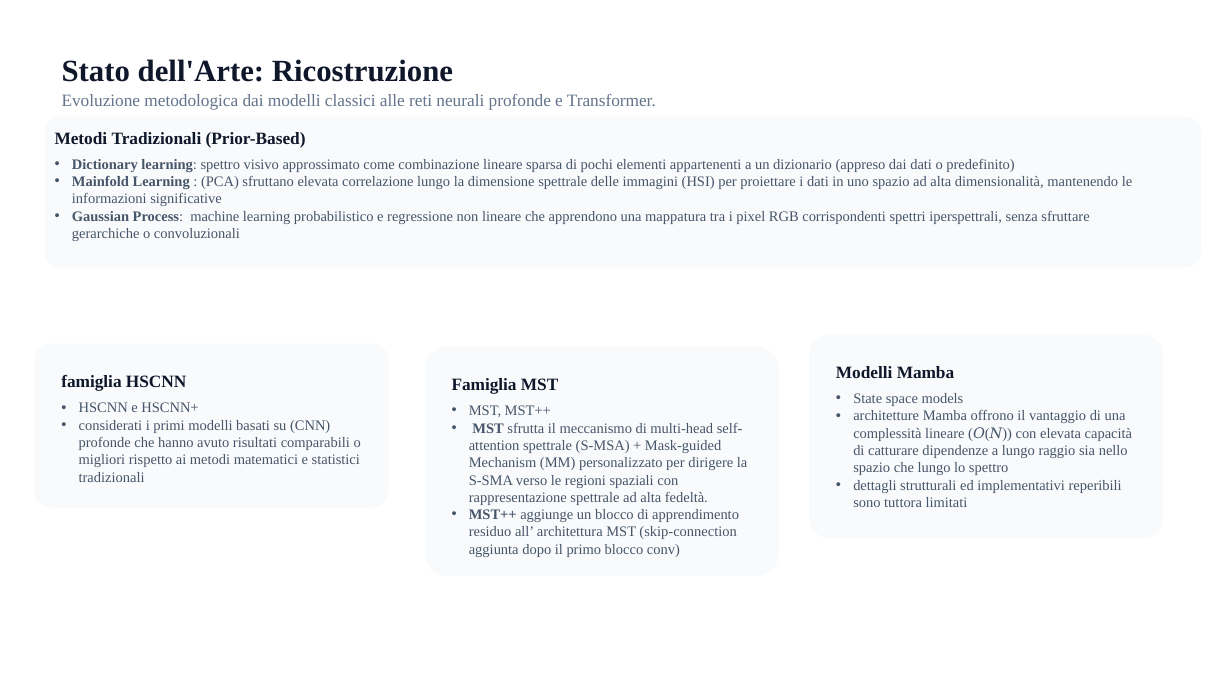
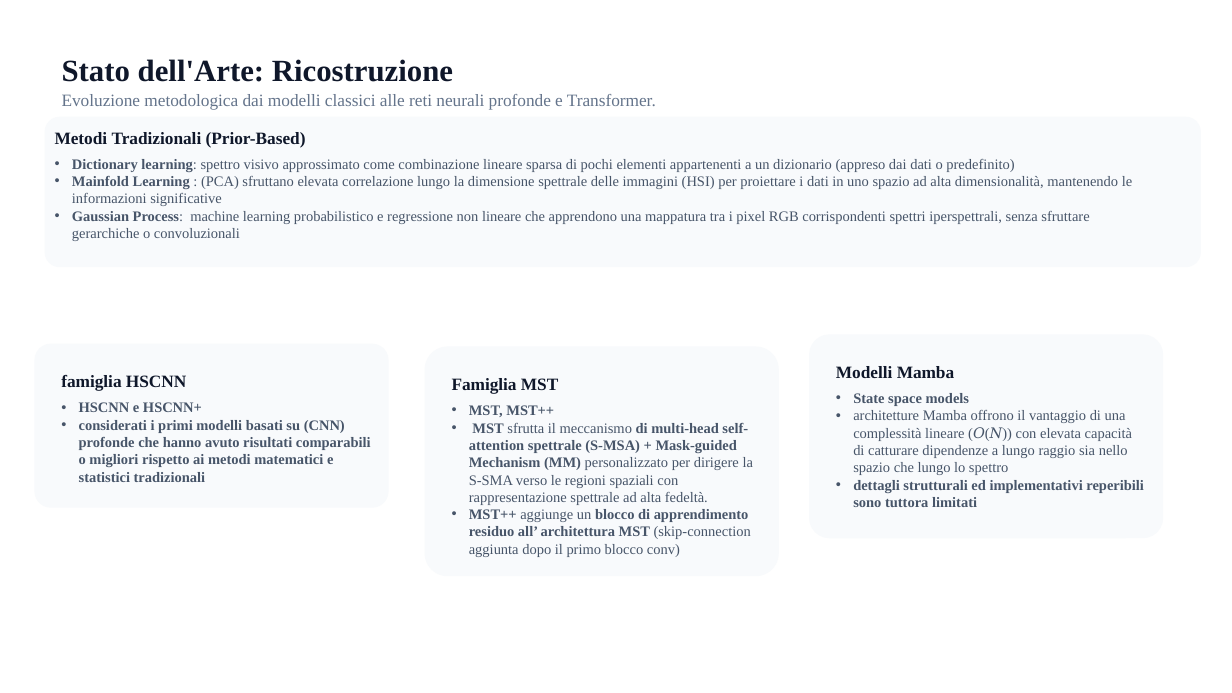
Before and after one commit to Barbera9/masterThesis, a slide deck: slide 5 of Analisi Iperspettrale e RGB per la Maturazione della Frutta.pptx. Drawn at 1232x693 pixels with LibreOffice and Linux fonts; fonts in the diff are those of the drawing. Boxes give left, top, right and bottom in pixels: in the first picture for what was removed or moved away, otherwise in the second. Text is boxed around its words. In the diff, an @@ line names an element or a change of style, - is before the commit and + after.

```diff
--- a/Analisi Iperspettrale e RGB per la Maturazione della Frutta.pptx
+++ b/Analisi Iperspettrale e RGB per la Maturazione della Frutta.pptx
@@ text "HSCNN e HSCNN+" at <box>79,402,371,482</box>: bold on @@
@@ text "MST, MST++" at <box>469,405,753,557</box>: bold on in "MST, MST++", "di multi-head self-attention spettrale (S-MSA) + Mask-guided ...", "blocco di apprendimento residuo all’ architettura MST" @@
@@ text at <box>853,393,1144,507</box>: bold on in "State space models", "dettagli strutturali ed implementativi reperibili sono tutto ..." @@
```
Also in this commit, not shown: 3 other slides changed, 1 slide added.
